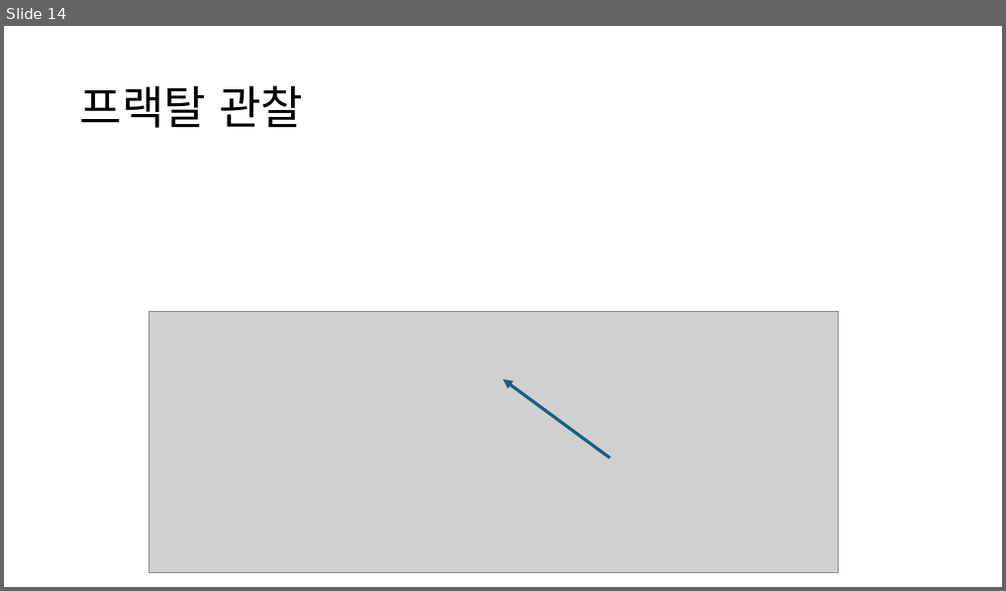
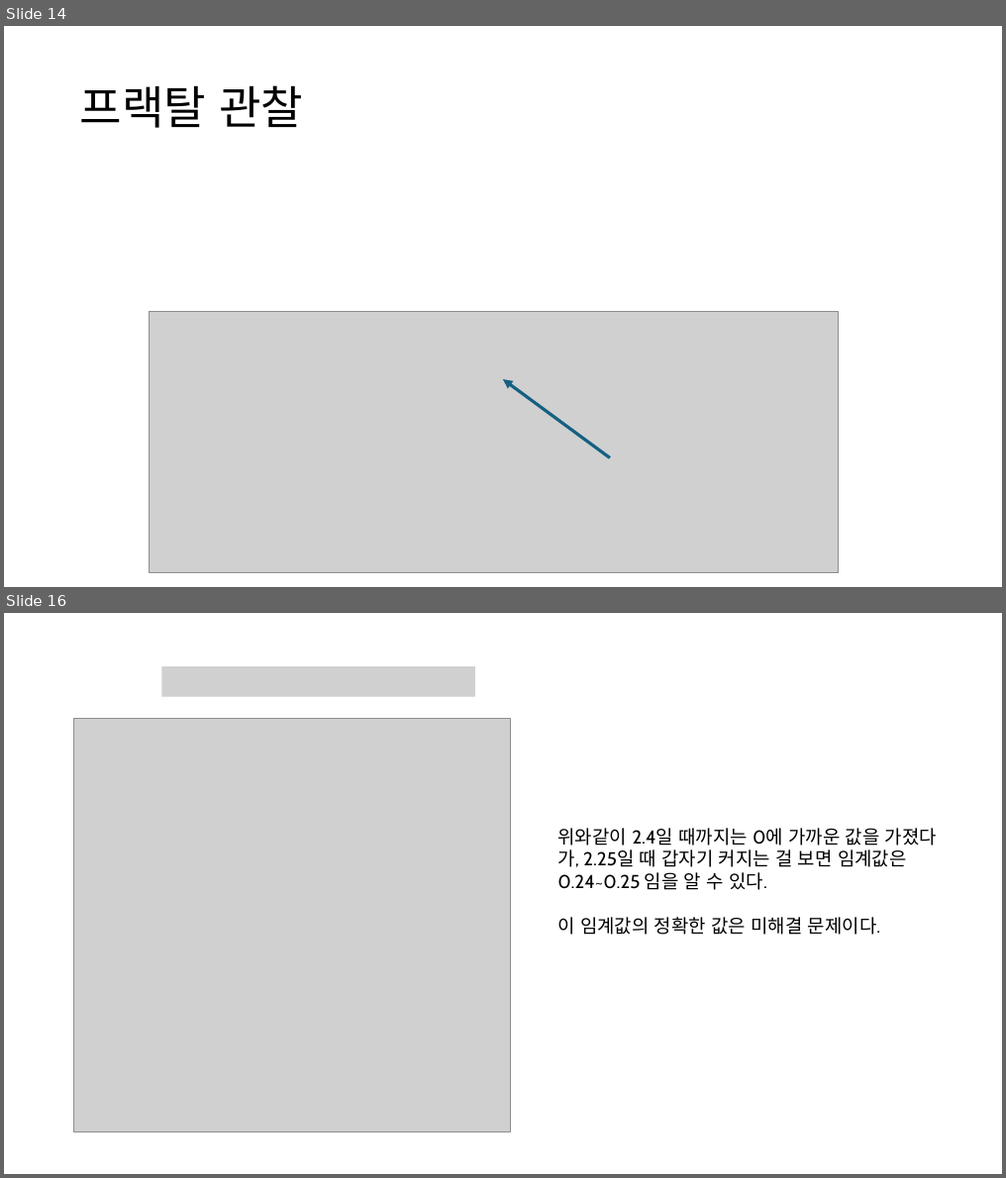
Before and after one commit to singrum/percolation-model, a slide deck: percolation.pptx. Shown one above the other, each under a label of ours: slide 14 before the commit, slides 14 and 16 after it; the slides between them are not shown. The pictures are 1006x591 and 1006x1178 pixels, drawn with LibreOffice and Linux fonts; fonts in the diff are those of the drawing; grey boxes stand for pictures. Boxes give left, top, right and bottom in pixels: in the first picture for what was removed or moved away, otherwise in the second. Text is boxed around its words. In the diff, an @@ line names an element or a change of style, - is before the commit and + after.

```diff
--- a/percolation.pptx
+++ b/percolation.pptx
@@ slide 16 added at (4, 613, 1002, 1174), background #FFFFFF @@
@@ picture added at (162, 666, 475, 697) @@
@@ picture added at (73, 719, 511, 1133) @@
@@ text added at (557, 828, 937, 935), 18 pt, text #000000 @@
+위와같이 2.4일 때까지는 0에 가까운 값을 가졌다가, 2.25일 때 갑자기 커지는 걸 보면 임계값은 0.24~0.25 임을 알 수 있다.
+이 임계값의 정확한 값은 미해결 문제이다.
```
Also in this commit, not shown: 2 slides changed, 1 other slide added, 1 other file.
